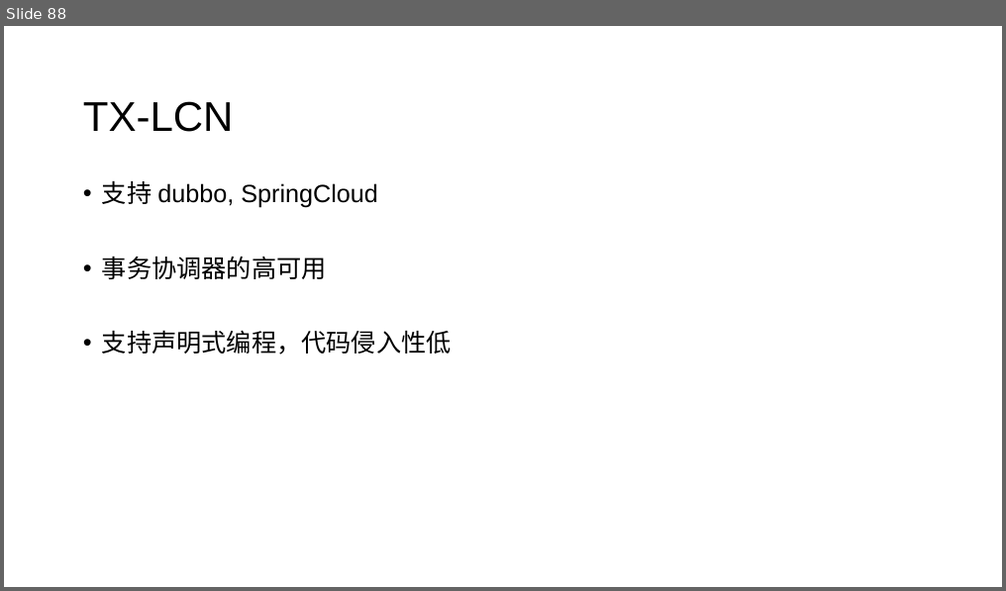
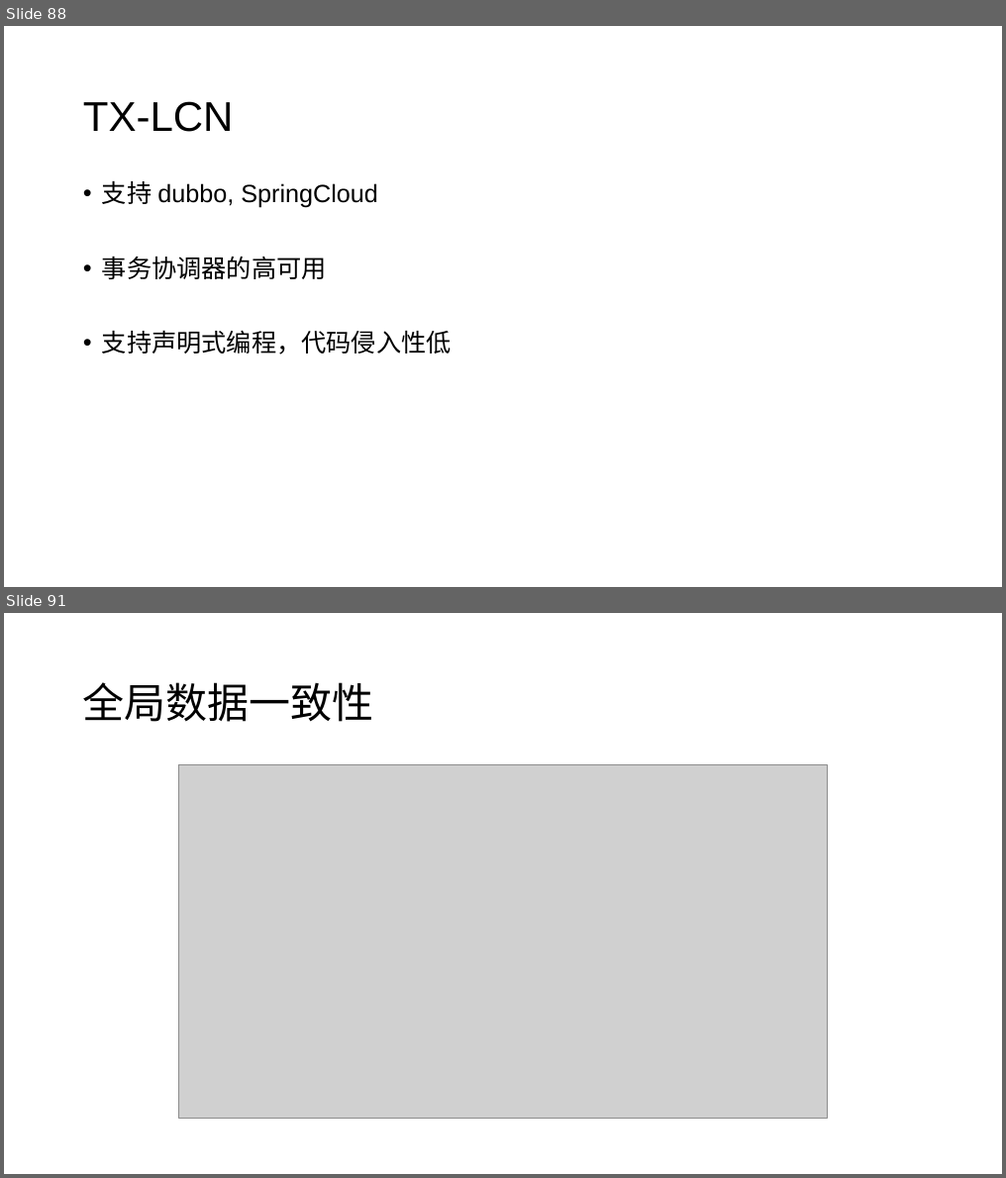
Before and after one commit to jungle0127/springcloudstudy, a slide deck: docs/distributedsystemtransaction.pptx. Shown one above the other, each under a label of ours: slide 88 before the commit, slides 88 and 91 after it; the slides between them are not shown. The pictures are 1006x591 and 1006x1178 pixels, drawn with LibreOffice and Linux fonts; fonts in the diff are those of the drawing; grey boxes stand for pictures. Boxes give left, top, right and bottom in pixels: in the first picture for what was removed or moved away, otherwise in the second. Text is boxed around its words. In the diff, an @@ line names an element or a change of style, - is before the commit and + after.

```diff
--- a/docs/distributedsystemtransaction.pptx
+++ b/docs/distributedsystemtransaction.pptx
@@ slide 91 added at (x1=4, y1=613, x2=1002, y2=1174), background #FFFFFF @@
@@ title added at (x1=83, y1=682, x2=374, y2=722), 40 pt, text #000000 @@
+全局数据一致性
@@ picture added at (x1=178, y1=765, x2=828, y2=1118) @@
```
Also in this commit, not shown: 3 slides changed, 15 other slides added, 1 slide removed.
